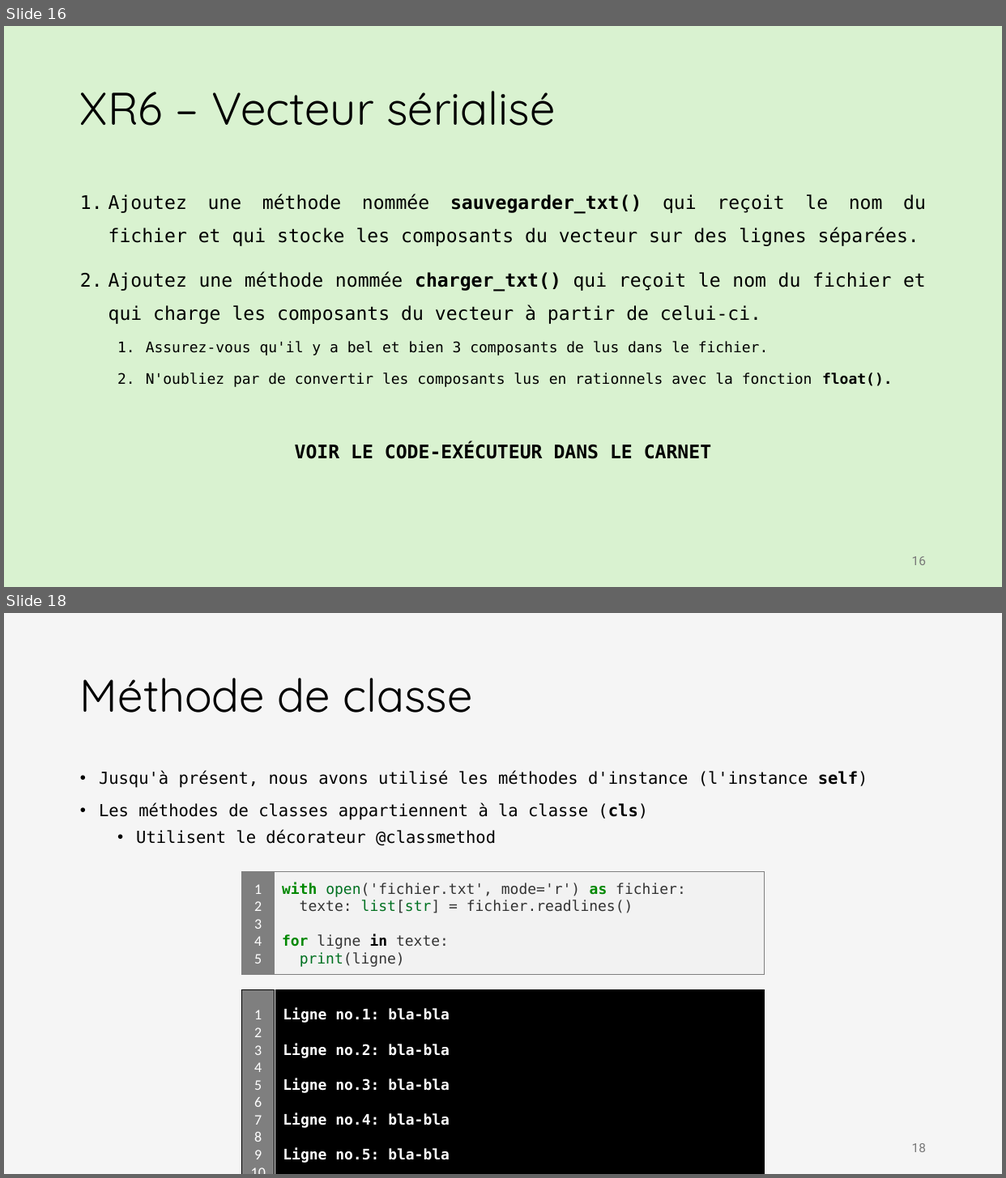
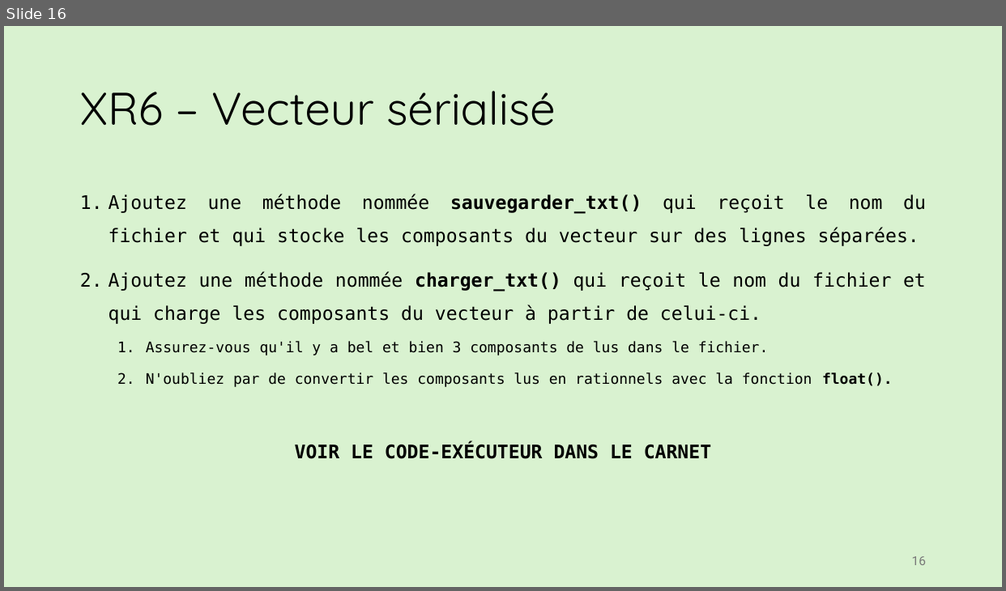
Before and after one commit to iannickgagnon/sagedays_iannick_2026, a slide deck: python_2/presentation_python_2.pptx. Shown one above the other, each under a label of ours: slides 16 and 18 before the commit, slide 16 after it; the slides between them are not shown. The pictures are 1006x1178 and 1006x591 pixels, drawn with LibreOffice and Linux fonts; fonts in the diff are those of the drawing. Boxes give left, top, right and bottom in pixels: in the first picture for what was removed or moved away, otherwise in the second. Text is boxed around its words. In the diff, an @@ line names an element or a change of style, - is before the commit and + after.

```diff
--- a/python_2/presentation_python_2.pptx
+++ b/python_2/presentation_python_2.pptx
@@ slide 18 removed at <box>4,613,1002,1174</box>, background #F5F5F5 @@
@@ title removed at <box>80,678,472,713</box> @@
-Méthode de classe
@@ text removed at <box>99,770,868,845</box> @@
-• Jusqu'à présent, nous avons utilisé les méthodes d'instance (l'instance self)
-• Les méthodes de classes appartiennent à la classe (cls)
-  • Utilisent le décorateur @classmethod
@@ rectangle removed at <box>242,872,275,975</box> @@
-1
-2
-3
-4
-5
@@ rectangle removed at <box>275,872,764,975</box> @@
-with open('fichier.txt', mode='r') as fichier:
-texte: list[str] = fichier.readlines()
-for ligne in texte:
-print(ligne)
@@ rectangle removed at <box>242,990,275,1174</box> @@
-1
-2
-3
-4
-5
-6
-7
-8
-9
-10
@@ rectangle removed at <box>275,990,765,1174</box> @@
-Ligne no.1: bla-bla
-Ligne no.2: bla-bla
-Ligne no.3: bla-bla
-Ligne no.4: bla-bla
-Ligne no.5: bla-bla
@@ page number removed at <box>912,1144,926,1152</box> @@
-18
```
Also in this commit, not shown: 1 slide changed, 2 slides added, 29 other slides removed.
